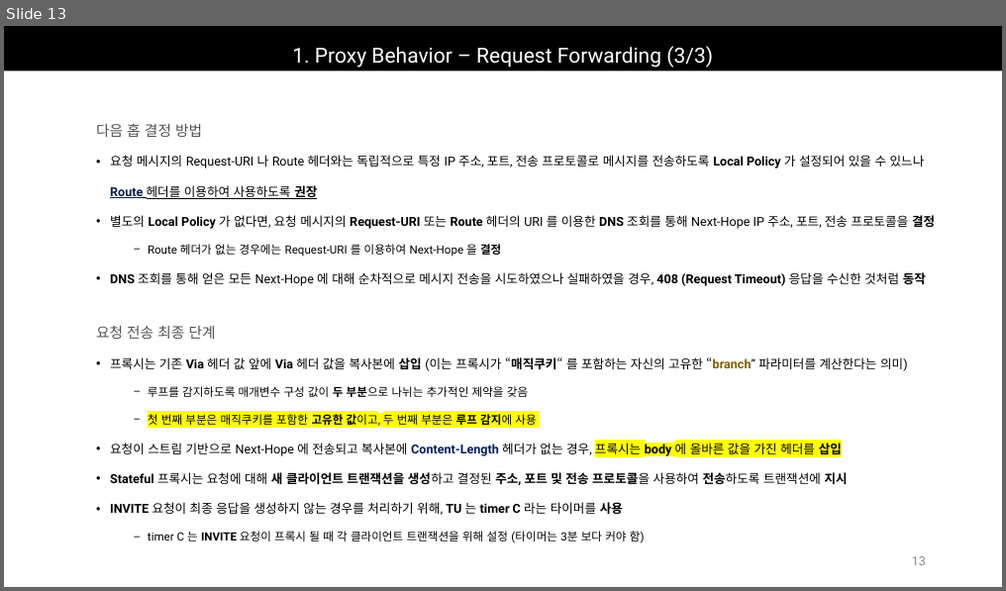
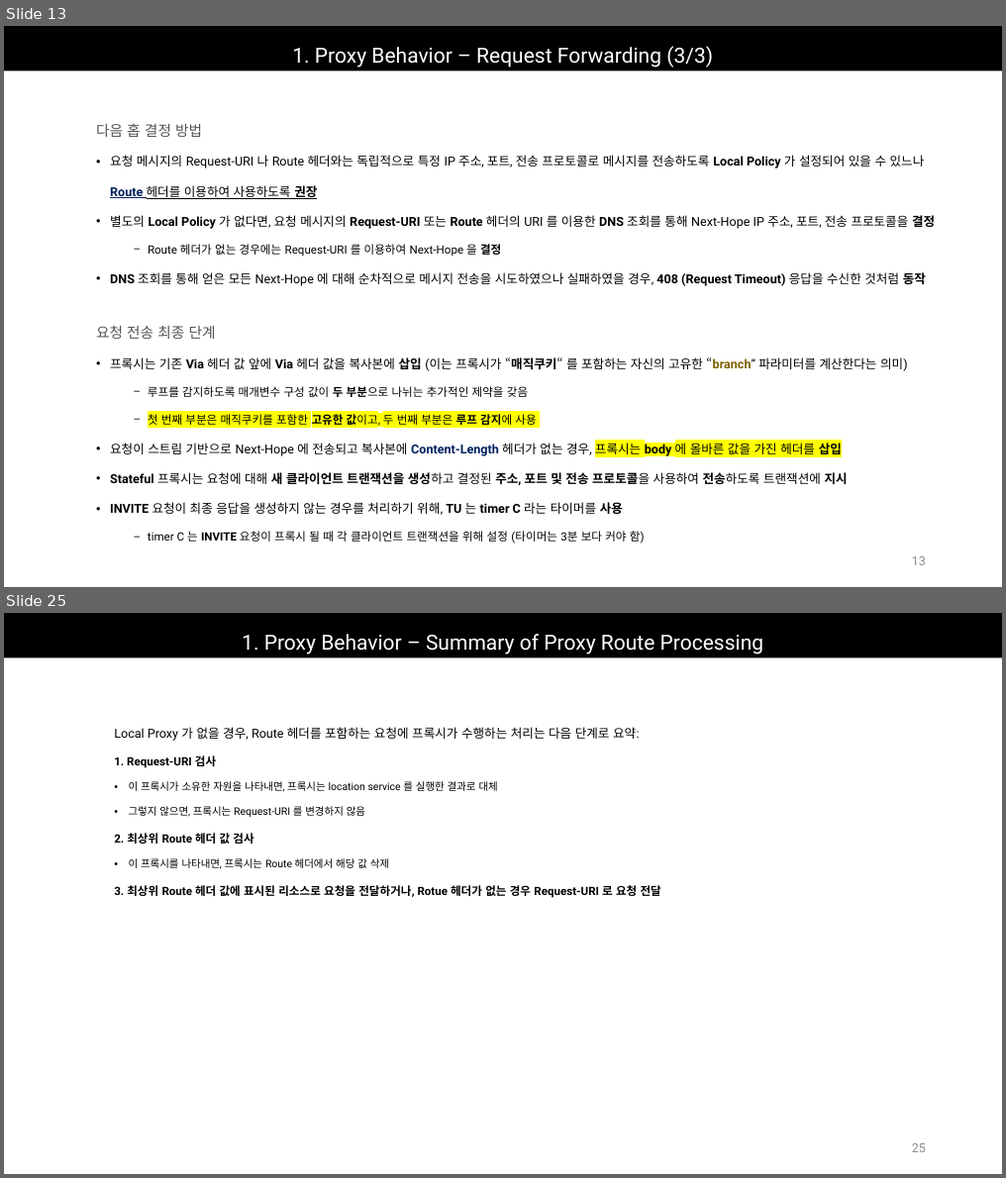
Before and after one commit to Epsilonely/SIP-Survey, a slide deck: 세미나 3차.pptx. Shown one above the other, each under a label of ours: slide 13 before the commit, slides 13 and 25 after it; the slides between them are not shown. The pictures are 1006x591 and 1006x1178 pixels, drawn with LibreOffice and Linux fonts; fonts in the diff are those of the drawing. Boxes give left, top, right and bottom in pixels: in the first picture for what was removed or moved away, otherwise in the second. Text is boxed around its words. In the diff, an @@ line names an element or a change of style, - is before the commit and + after.

```diff
--- a/세미나 3차.pptx
+++ b/세미나 3차.pptx
@@ slide 25 added at [4, 613, 1002, 1174], background #FFFFFF @@
@@ title added at [4, 613, 1002, 658], fill #000000, 20 pt, text #FFFFFF @@
+1. Proxy Behavior – Summary of Proxy Route Processing
@@ text added at [114, 727, 661, 898], 10 pt, text #000000 @@
+Local Proxy 가 없을 경우, Route 헤더를 포함하는 요청에 프록시가 수행하는 처리는 다음 단계로 요약:
+1. Request-URI 검사
+• 이 프록시가 소유한 자원을 나타내면, 프록시는 location service 를 실행한 결과로 대체
+• 그렇지 않으면, 프록시는 Request-URI 를 변경하지 않음
+2. 최상위 Route 헤더 값 검사
+• 이 프록시를 나타내면, 프록시는 Route 헤더에서 해당 값 삭제
+3. 최상위 Route 헤더 값에 표시된 리소스로 요청을 전달하거나, Rotue 헤더가 없는 경우 Request-URI 로 요청 전달
@@ page number added at [912, 1144, 926, 1153], 12 pt, text #8C8C8C @@
+25
```
Also in this commit, not shown: 2 slides changed, 16 other slides added, 3 other files.
